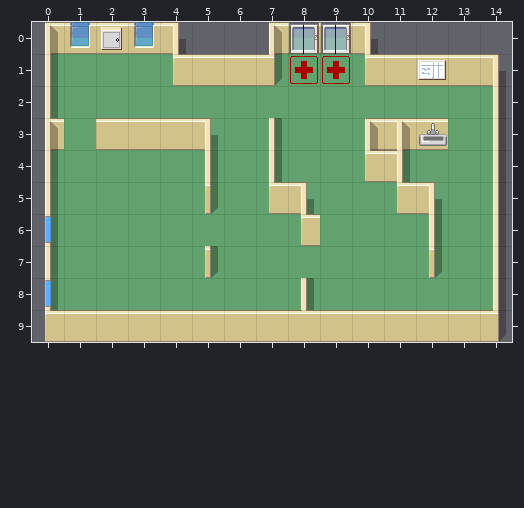
Level history. Tiled map: data/lv1.tmx. The first picture shows the starting point.
Cells are 32x32 px. Shown: x 0..14, y 0..9.
And afterwards:
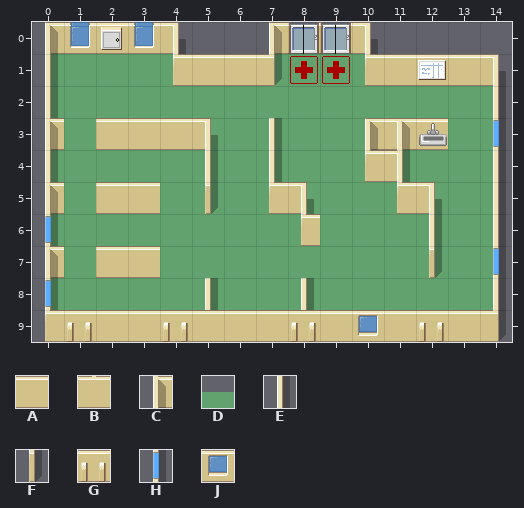
Key: from "hospital_256": A 0, B 1, C 8, D 12, E 16, F 17, G 24, H 35, J 42.
_ is an empty cell, # one hidden under a higher layer.
What changed:
Layer "floor":
y 0: x 1 D -> _; x 3 D -> _
y 9: x 10 # -> _
Layer "Walls":
y 3: x 14 E -> H
y 5: x 0 E -> C; x 2..3 __ -> AA
y 7: x 0 E -> C; x 2..3 __ -> AA; x 5 F -> _; x 14 E -> H
y 8: x 5 _ -> E
y 9: x 1 A -> G; x 4 A -> G; x 8 B -> G; x 10 A -> J; x 12 A -> G
